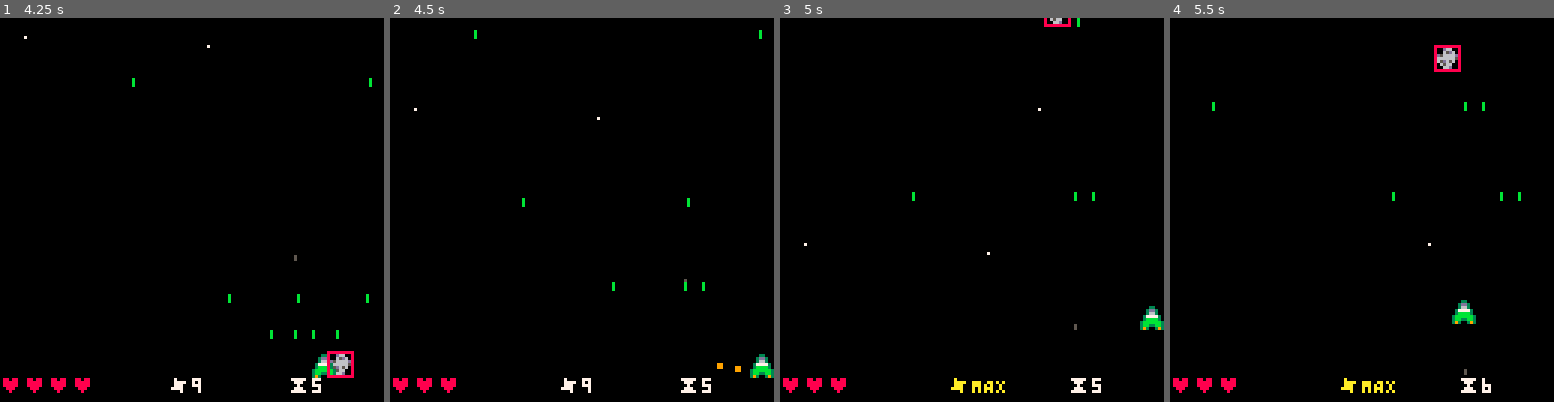
Above: before the commit, frames 1-4 (left to right).
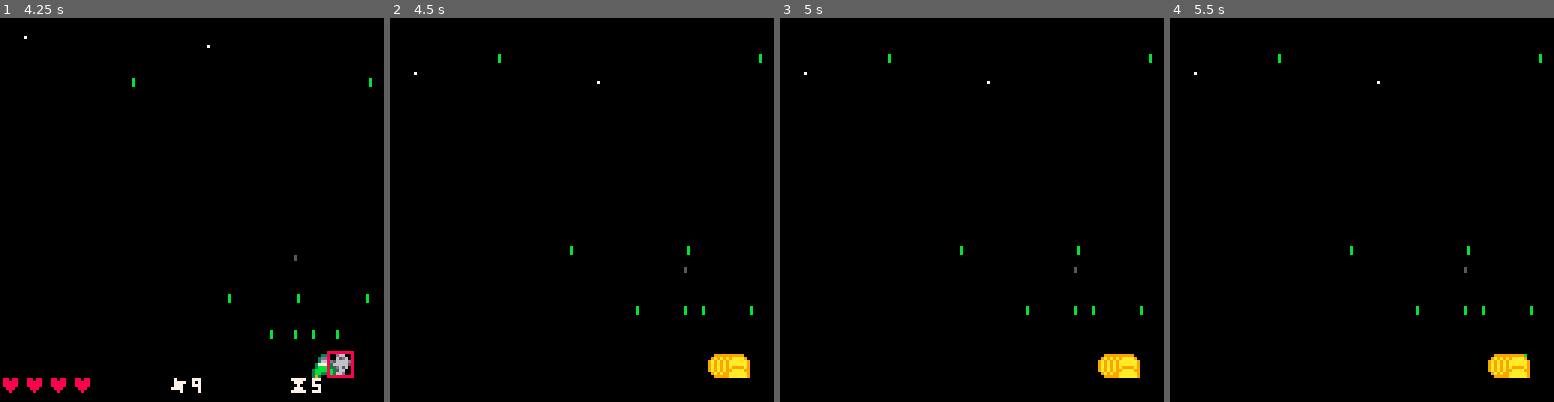
Above: after the commit, the same moments.

Repository: jwnukoski/PICO-8-Workspace
Game: PICO-8 cartridge test.p8
Two runs of this game, one before a commit and one after it. Both use one fixed random seed, a clock stepped at 60 frames per second and the inputs below.
Inputs:
- Up to frame 1 (4.25 s): tap X (X key) at 0.33, 1.07, 1.85, 2.97, 4.08 s; tap O (Z key) at 0.7, 1.7, 2.1, 2.5, 2.9, 3.3, 3.7, 4.1 s; hold Right 1.6-2.1 s; hold Up 2.15-2.42 s; hold Right 2.47-3.03 s; hold Left 3.08-3.58 s; hold Down 3.63-3.97 s; hold Right from 4.02 s (still down)
- Up to frame 2 (4.5 s): keep holding Right
- Up to frame 3 (5 s): tap O (Z key) at 4.5, 4.9 s; release Right at 4.68 s; hold Up from 4.73 s (still down)
- Up to frame 4 (5.5 s): release Up at 5.03 s; hold Left from 5.08 s (still down); tap X (X key) at 5.2 s; tap O (Z key) at 5.3 s

Frame 1 is identical in both runs. In frame 2, 1.8% of the frame differs, in the area x 0-100%, y 3-98%; in frame 3, 2.0%; in frame 4, 2.3%, in the area x 0-97%, y 7-98%.

Commit message:
fix bullet bug

Diff:
--- a/test/bullet.lua
+++ b/test/bullet.lua
@@ -51,4 +51,5 @@
 
 function Bullet:kill()
     self.alive = false
+    self.col:kill()
 end
--- a/test/enemies/enemy.lua
+++ b/test/enemies/enemy.lua
@@ -53,7 +53,7 @@
     self.child.health = self.child.health - 1
 
     if (self.child.health <= 0) then
-        self:kill(true)
+        self:kill(fromPlayer)
     end
 end
 
--- a/test/enemies/meteor.lua
+++ b/test/enemies/meteor.lua
@@ -4,13 +4,13 @@
 function Meteor.new(x, y)
     local self = setmetatable({}, Meteor)
     self.parent = Enemy.new(x, y, self)
-    self.health = 1
+    self.health = 5
+    self.w = 8
 
     self.flipX = rnd(2) > 1
     self.flipY = rnd(2) > 1
 
     self.speed = flr(rnd(3)) + 1
-    self.w = 8
     self.spriteIndex = 64
     self.spriteSize = 1
 
@@ -21,6 +21,7 @@
         self.spriteSize = 2
     end
 
+    -- Set collision size
     self.parent.col.w = self.w
     self.parent.col.h = self.w
 
